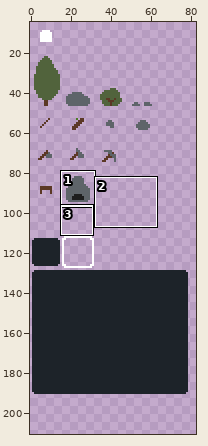
A sprite sheet gets an edit: public/textures/atlas.png. Above, an overview of the earlier version with the close-up marked.
Close-up. First the earlier version:
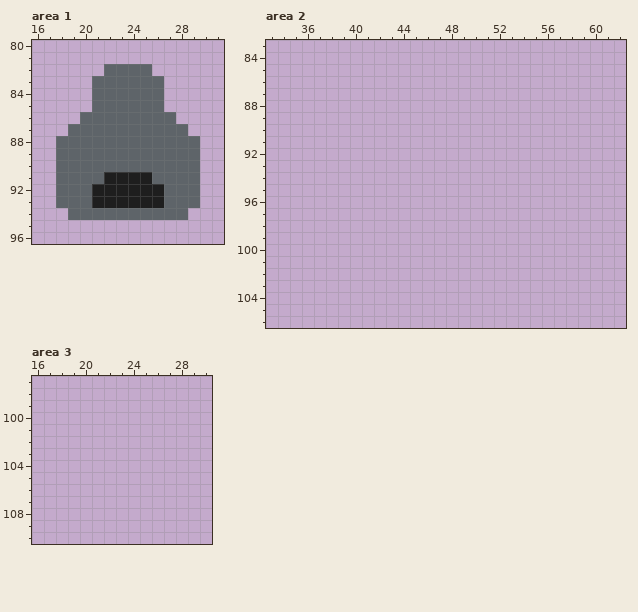
The file is 256x256 pixels. Shown: area 1: x 16..31, y 80..96; area 2: x 33..62, y 83..106; area 3: x 16..30, y 97..110. The wide view leaves out empty margins. The commit also changed other parts of the picture, which this record leaves out.
And afterwards:
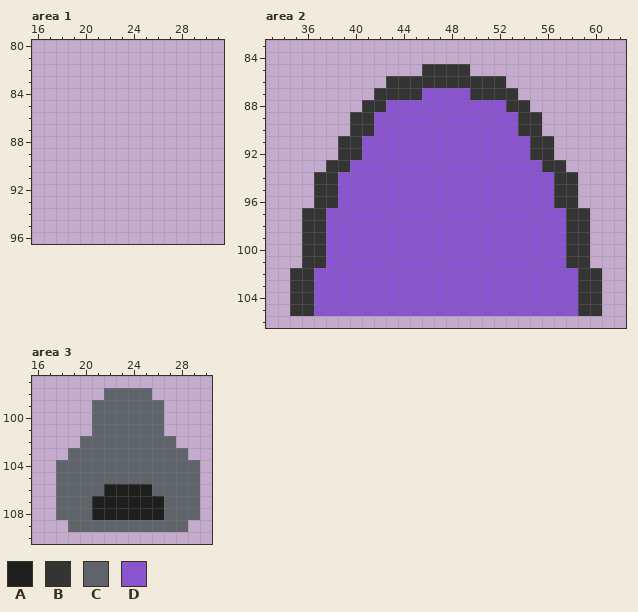
Palette (. is transparent): A #1e1e1e  B #343434  C #5e6469  D #8954ce
Difference:
Area 1:
y 82: x 22..25 CCCC -> ....
y 83..85: x 21..26 CCCCCC -> ......
y 86: x 20..27 CCCCCCCC -> ........
y 87: x 19..28 CCCCCCCCCC -> ..........
y 88..90: x 18..29 CCCCCCCCCCCC -> ............
y 91: x 18..29 CCCCAAAACCCC -> ............
y 92..93: x 18..29 CCCAAAAAACCC -> ............
y 94: x 19..28 CCCCCCCCCC -> ..........
Area 2:
y 85: x 46..49 .... -> BBBB
y 86: x 43..52 .......... -> BBBBBBBBBB
y 87: x 42..53 ............ -> BBBBDDDDBBBB
y 88: x 41..54 .............. -> BBDDDDDDDDDDBB
y 89..90: x 40..55 ................ -> BBDDDDDDDDDDDDBB
y 91..92: x 39..56 .................. -> BBDDDDDDDDDDDDDDBB
y 93: x 38..57 .................... -> BBDDDDDDDDDDDDDDDDBB
y 94..96: x 37..58 ...................... -> BBDDDDDDDDDDDDDDDDDDBB
y 97..101: x 36..59 ........................ -> BBDDDDDDDDDDDDDDDDDDDDBB
y 102..105: x 35..60 .......................... -> BBDDDDDDDDDDDDDDDDDDDDDDBB
Area 3:
y 98: x 22..25 .... -> CCCC
y 99..101: x 21..26 ...... -> CCCCCC
y 102: x 20..27 ........ -> CCCCCCCC
y 103: x 19..28 .......... -> CCCCCCCCCC
y 104..105: x 18..29 ............ -> CCCCCCCCCCCC
y 106: x 18..29 ............ -> CCCCAAAACCCC
y 107..108: x 18..29 ............ -> CCCAAAAAACCC
y 109: x 19..28 .......... -> CCCCCCCCCC
Boxes around the changes in both close-ups, in picture pixels (x1, y1, x2, y2):
erased: (56, 64, 200, 220)
added: (290, 64, 602, 316)
added: (56, 388, 200, 532)
